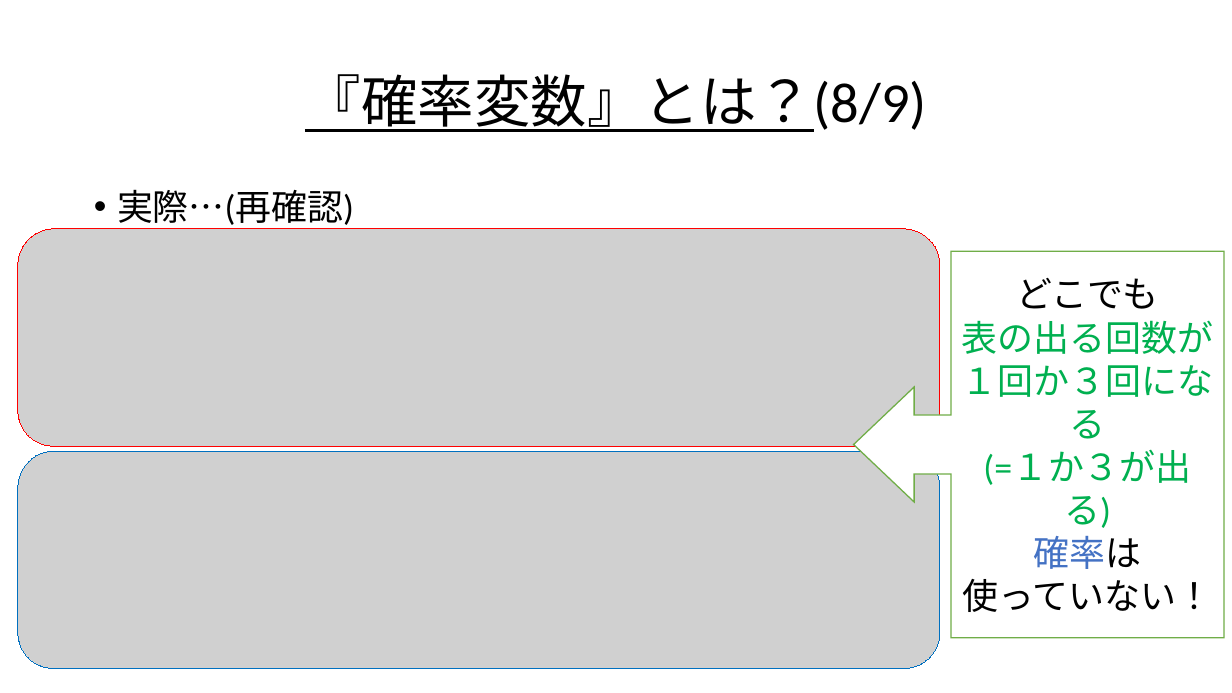
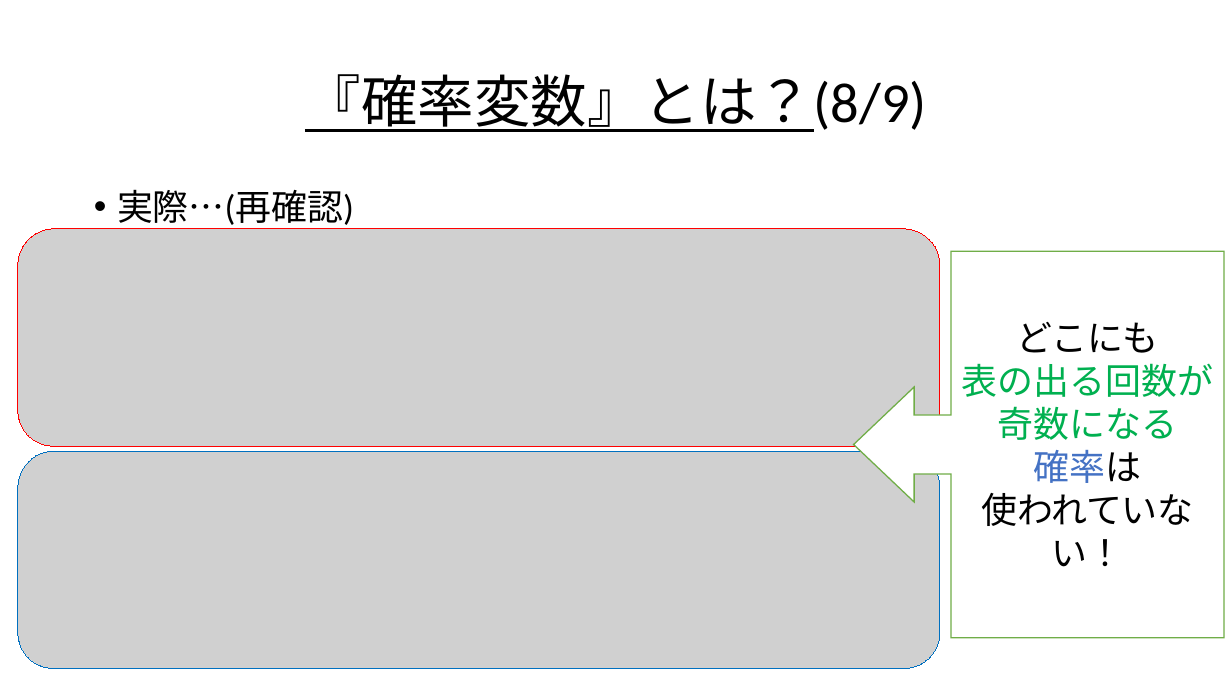
Before and after one commit to Ryo-KATAYAMA/Senior_Project, a slide deck: slide 35 of Chapter4_1.pptx (slide 34 before the commit). Drawn at 1232x693 pixels with LibreOffice and Linux fonts; fonts in the diff are those of the drawing; grey boxes stand for pictures. Boxes give left, top, right and bottom in pixels: in the first picture for what was removed or moved away, otherwise in the second. Text is boxed around its words. In the diff, an @@ line names an element or a change of style, - is before the commit and + after.

```diff
--- a/Chapter4_1.pptx
+++ b/Chapter4_1.pptx
@@ text in left arrow callout at bbox=[962, 322, 1213, 440]: text changed @@
-どこでも
-表の出る回数が１回か３回になる
-(=１か３が出る)
+どこにも
+表の出る回数が奇数になる
@@ text in left arrow callout at bbox=[981, 493, 1193, 567]: text changed @@
-使っていない！
+使われていない！
```
Also in this commit, not shown: 13 other slides changed, 1 slide added.
